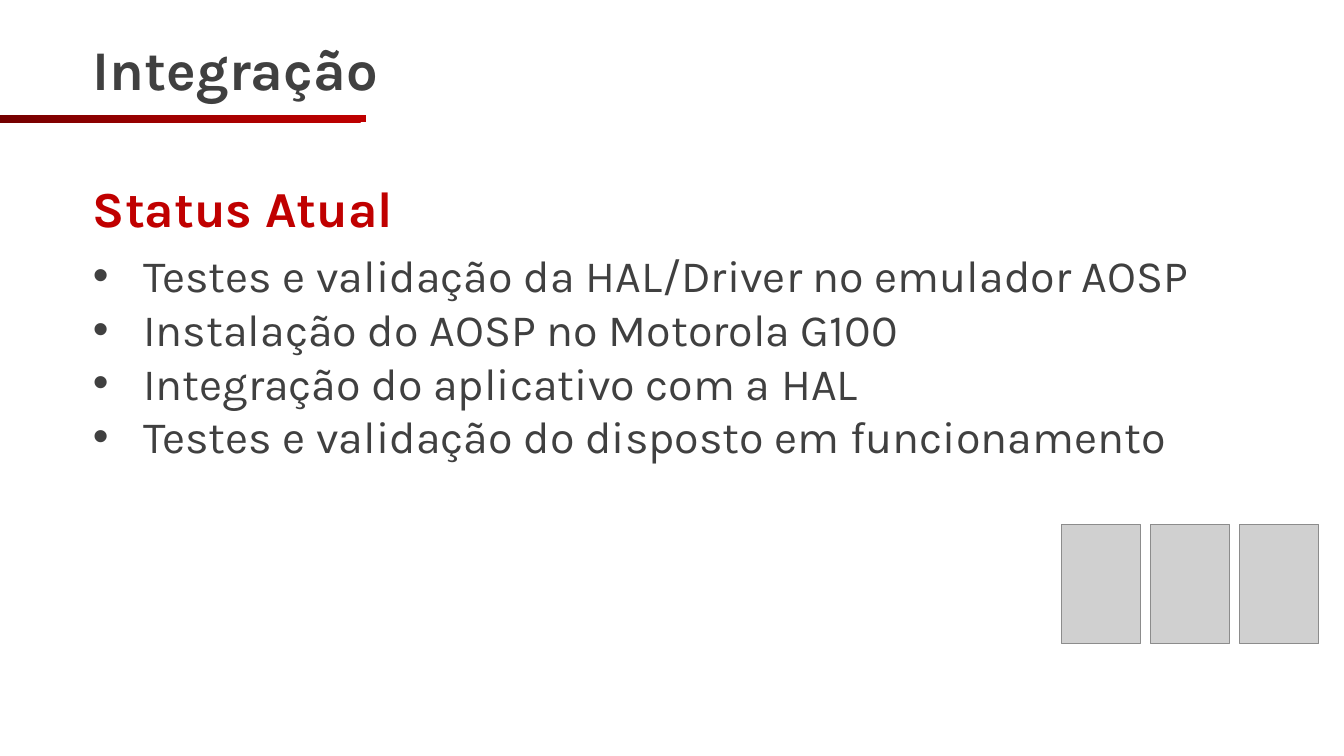
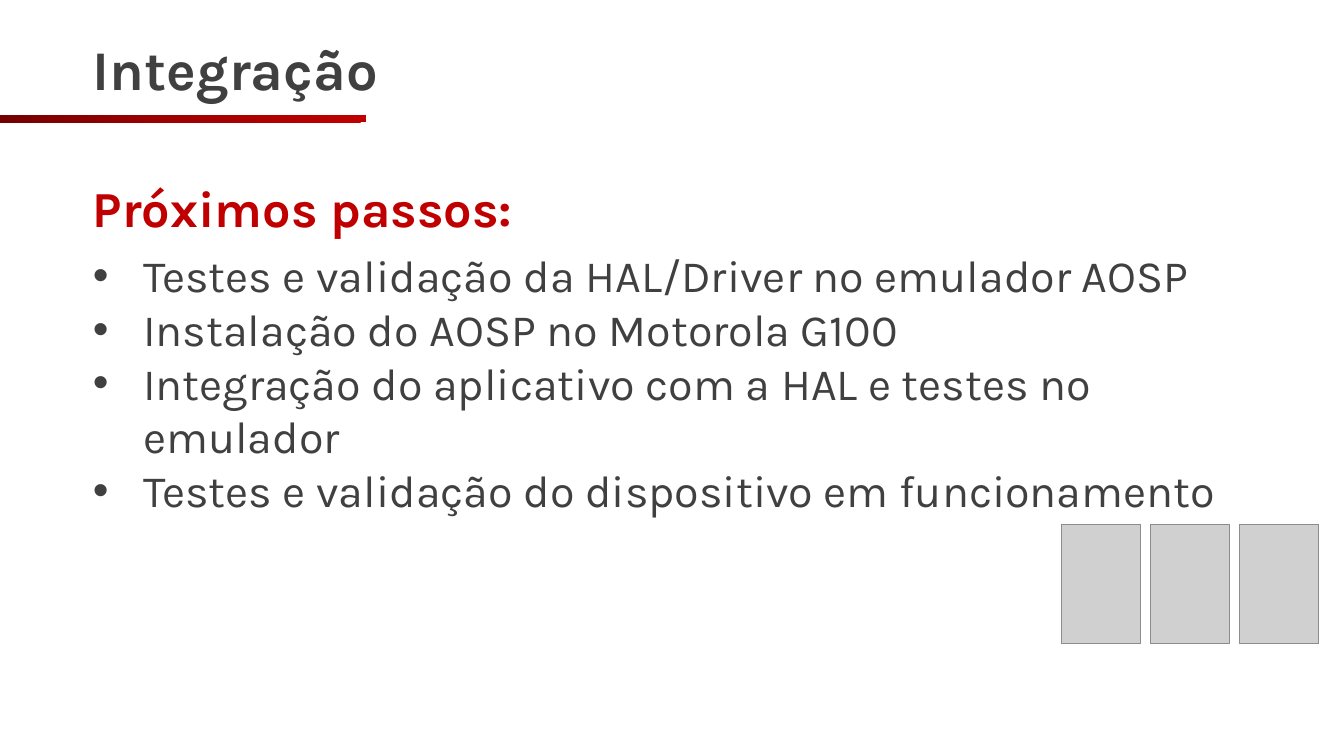
Before and after one commit to NBO2001/InfraDroid, a slide deck: slide 15 of slides/02_apresentacao/slide_02.pptx. Drawn at 1344x756 pixels with LibreOffice and Linux fonts; fonts in the diff are those of the drawing; grey boxes stand for pictures; background and template pictures are left out. Boxes give left, top, right and bottom in pixels: in the first picture for what was removed or moved away, otherwise in the second. Text is boxed around its words. In the diff, an @@ line names an element or a change of style, - is before the commit and + after.

```diff
--- a/slides/02_apresentacao/slide_02.pptx
+++ b/slides/02_apresentacao/slide_02.pptx
@@ text at (93, 187, 513, 239): text changed @@
-Status Atual
+Próximos passos:
@@ text at (143, 369, 1215, 518): text changed @@
-• Integração do aplicativo com a HAL
-• Testes e validação do disposto em funcionamento
+• Integração do aplicativo com a HAL e testes no emulador
+• Testes e validação do dispositivo em funcionamento
```
Also in this commit, not shown: 1 other slide changed, 1 other file.
